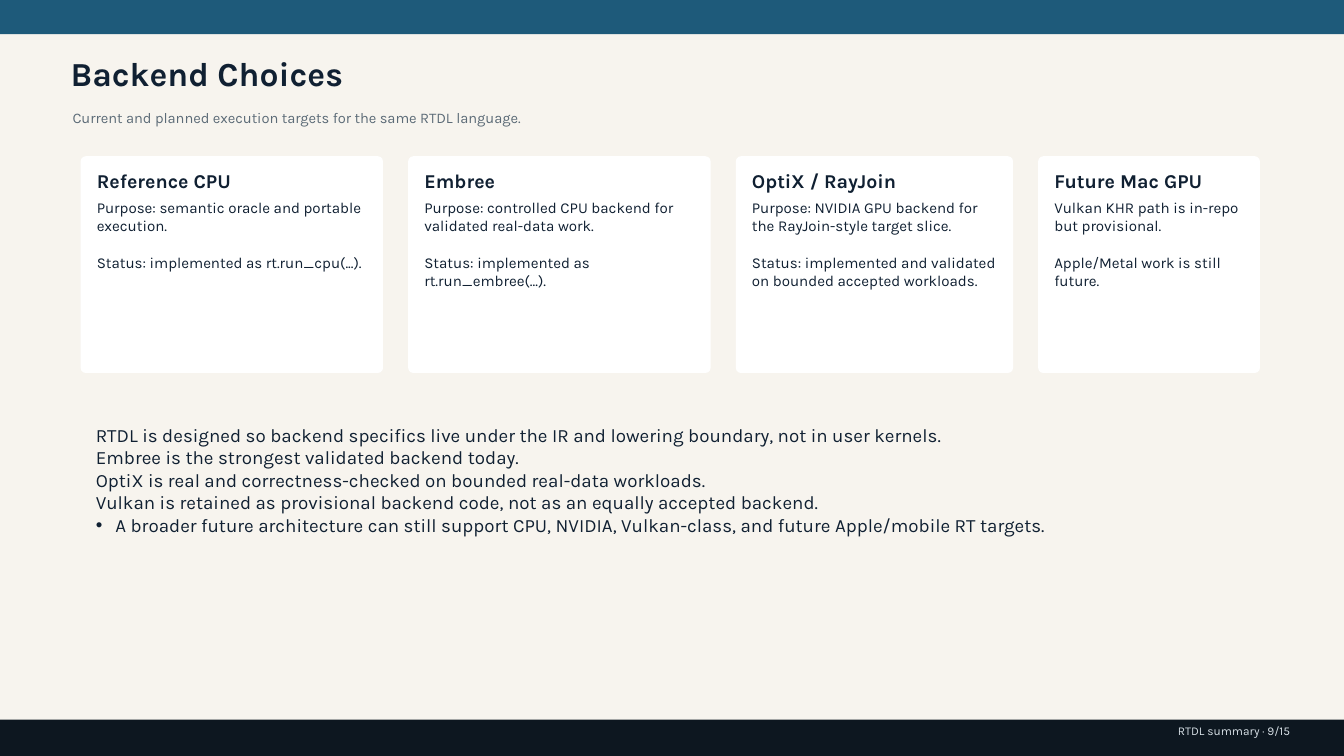
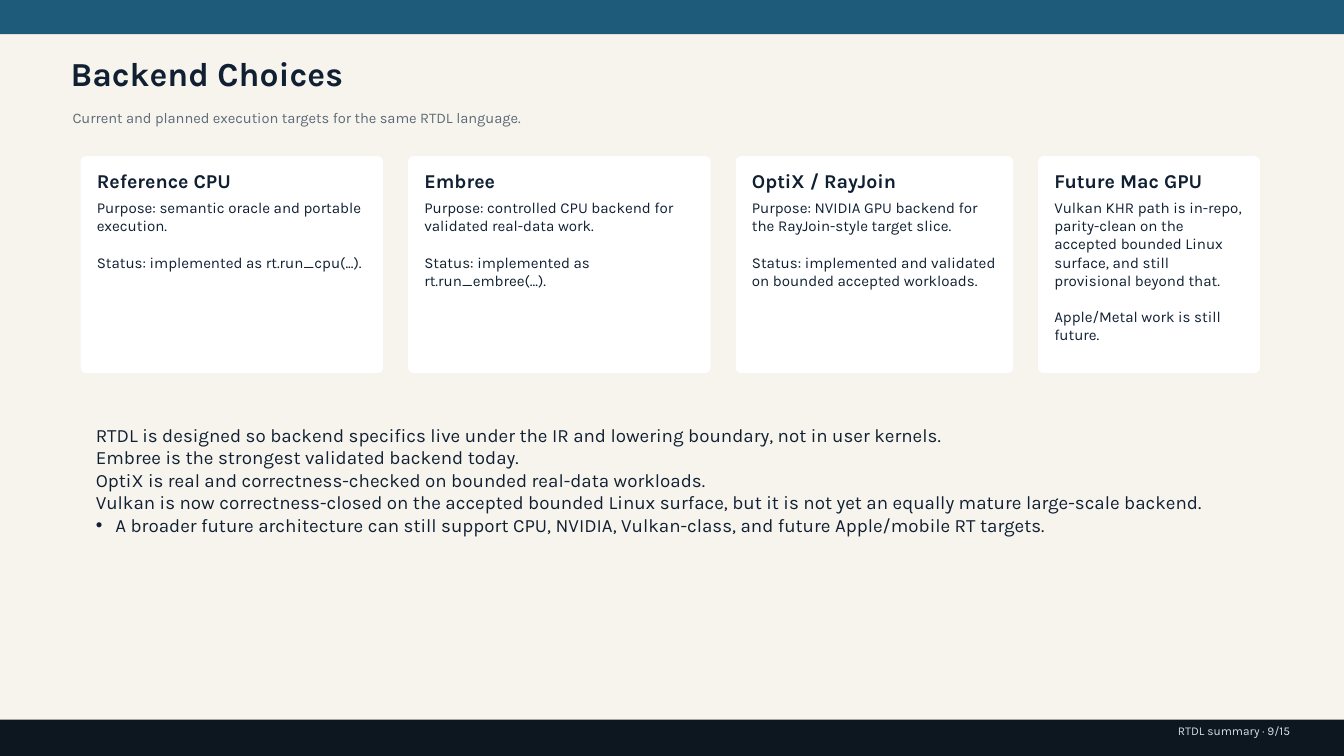
Before and after one commit to rubaolee/rtdl, a slide deck: slide 9 of rtdl_status_summary.pptx. Drawn at 1344x756 pixels with LibreOffice and Linux fonts; fonts in the diff are those of the drawing. Boxes give left, top, right and bottom in pixels: in the first picture for what was removed or moved away, otherwise in the second. Text is boxed around its words. In the diff, an @@ line names an element or a change of style, - is before the commit and + after.

Commit message:
Repair live docs and record blocked Vulkan scaling round

```diff
--- a/rtdl_status_summary.pptx
+++ b/rtdl_status_summary.pptx
@@ text at [1054,202,1241,290]: text changed @@
-Vulkan KHR path is in-repo but provisional.
+Vulkan KHR path is in-repo, parity-clean on the accepted bounded Linux surface, and still provisional beyond that.
@@ text at [96,496,1201,514]: text changed @@
-• Vulkan is retained as provisional backend code, not as an equally accepted backend.
+• Vulkan is now correctness-closed on the accepted bounded Linux surface, but it is not yet an equally mature large-scale backend.
```
Also in this commit, not shown: 4 other slides changed, 18 other files.
